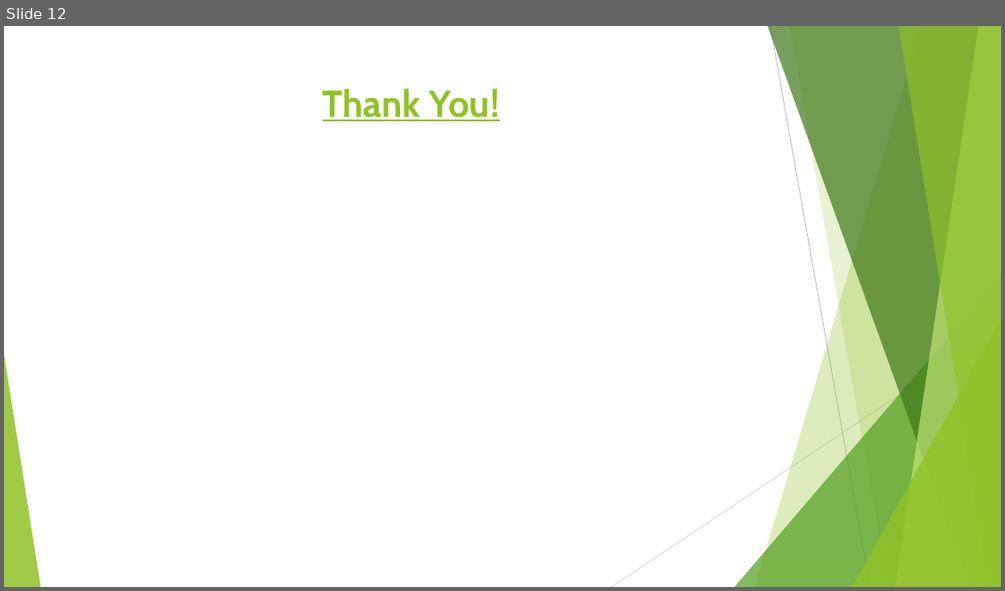
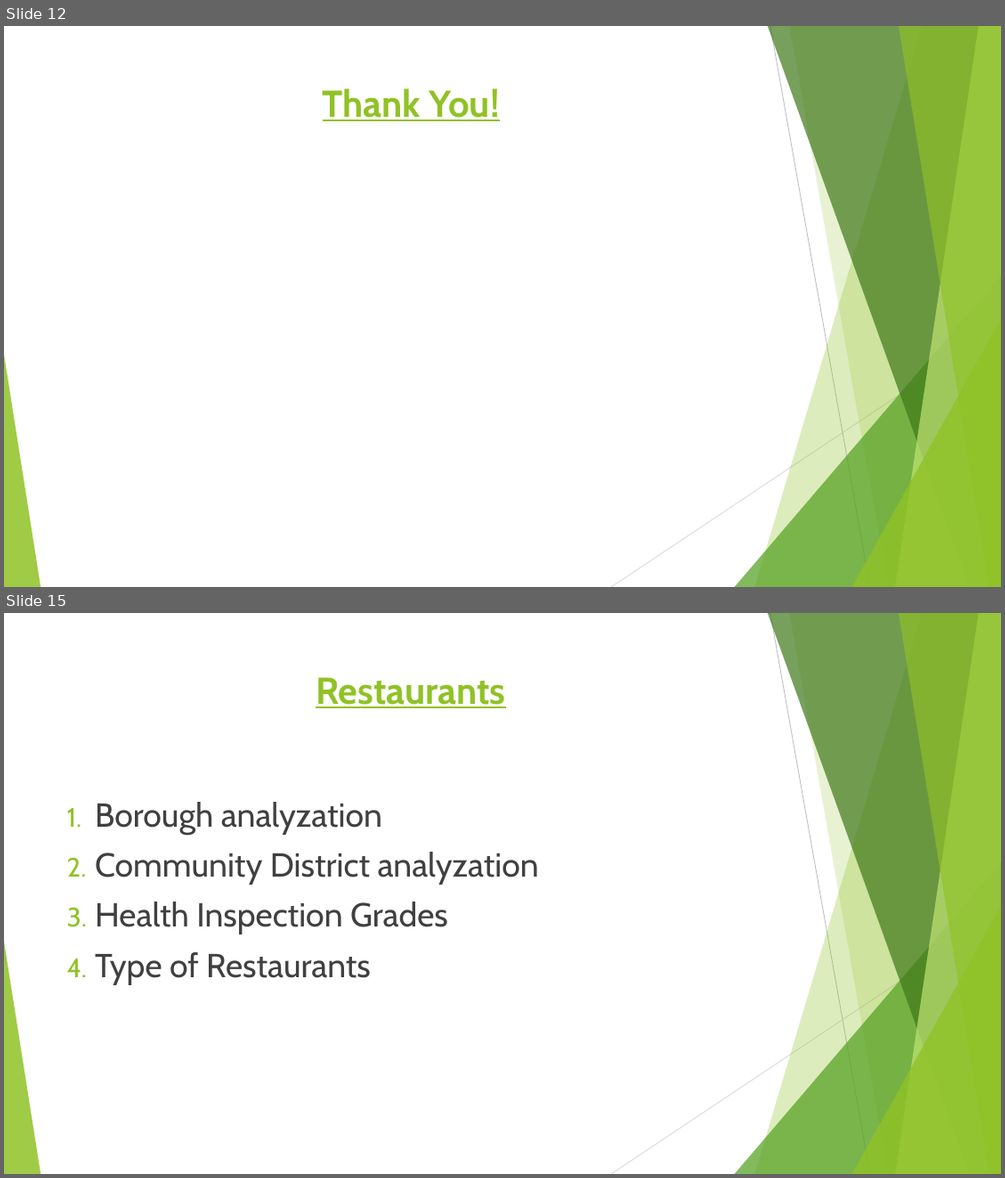
Before and after one commit to LJRollerII/NSS_Capstone_Project, a slide deck: presentation/Healthy_Food_Access_in_NYC.pptx. Shown one above the other, each under a label of ours: slide 12 before the commit, slides 12 and 15 after it; the slides between them are not shown. The pictures are 1005x591 and 1005x1178 pixels, drawn with LibreOffice and Linux fonts; fonts in the diff are those of the drawing. Boxes give left, top, right and bottom in pixels: in the first picture for what was removed or moved away, otherwise in the second. Text is boxed around its words. In the diff, an @@ line names an element or a change of style, - is before the commit and + after.

```diff
--- a/presentation/Healthy_Food_Access_in_NYC.pptx
+++ b/presentation/Healthy_Food_Access_in_NYC.pptx
@@ slide 15 added at box(4, 613, 1001, 1174), background #FFFFFF; not listed: 10 template elements that a slide beside it also shows @@
@@ title added at box(316, 677, 505, 708), 36 pt, text #90C226, bold, underline @@
+Restaurants
@@ text added at box(95, 802, 539, 984), 32 pt, text #404040 @@
+1. Borough analyzation
+2. Community District analyzation
+3. Health Inspection Grades
+4. Type of Restaurants
```
Also in this commit, not shown: 1 slide changed, 2 other slides added, 7 other files.
